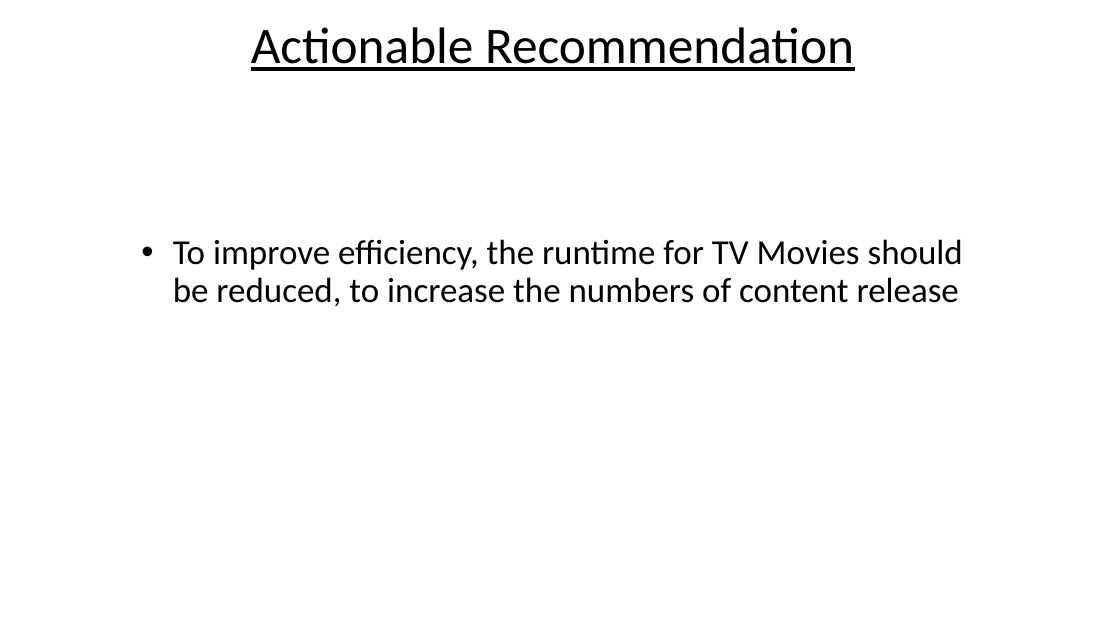
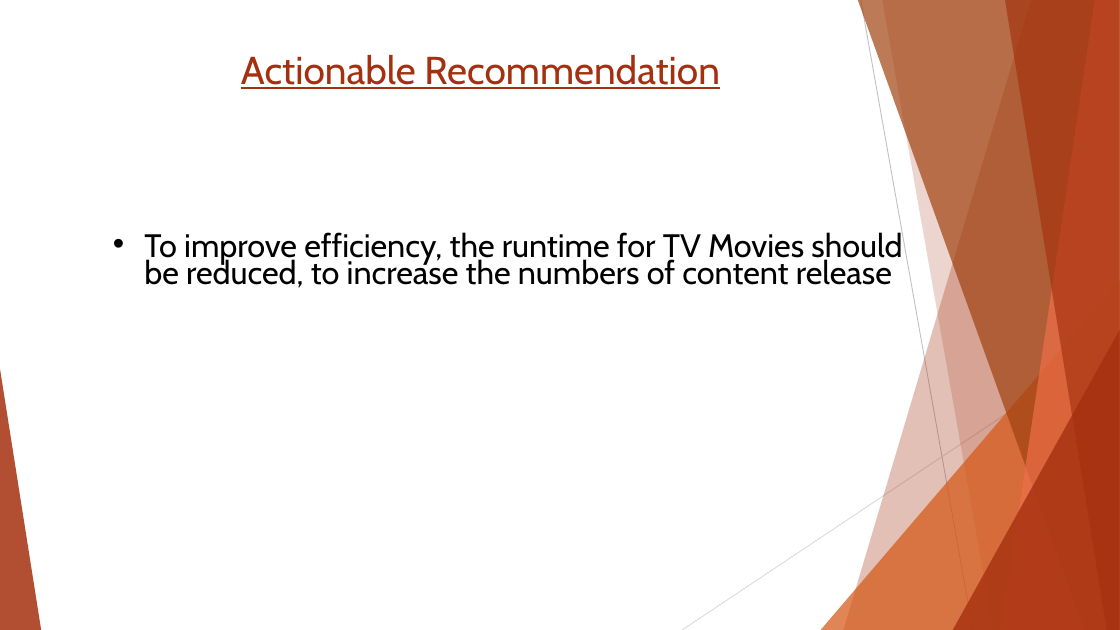
Before and after one commit to fanthony16/DataAnalysisNetFlix, a slide deck: slide 13 of NetFlix_TAIWO_OLUWAFEMI.pptx. Drawn at 1120x630 pixels with LibreOffice and Linux fonts; fonts in the diff are those of the drawing. Boxes give left, top, right and bottom in pixels: in the first picture for what was removed or moved away, otherwise in the second. Text is boxed around its words. In the diff, an @@ line names an element or a change of style, - is before the commit and + after.

```diff
--- a/NetFlix_TAIWO_OLUWAFEMI.pptx
+++ b/NetFlix_TAIWO_OLUWAFEMI.pptx
@@ text "Actionable Recommendation": place and size @@
-text "Actionable Recommendation" at <box>251,27,854,71</box>
+text "Actionable Recommendation" at <box>241,55,720,89</box>
@@ text "Actionable Recommendation" at <box>241,55,720,89</box>: size 44 to 33.3 pt, font Calibri to Cabin, text colour #000000 to #A5300F; line spacing 0.8 to 1; vertical alignment middle to top @@
@@ text "To improve efficiency, the runtime ...": place and size @@
-text "To improve efficiency, the runtime ..." at <box>173,239,963,306</box>
+text "To improve efficiency, the runtime ..." at <box>144,229,902,288</box>
@@ text "To improve efficiency, the runtime ..." at <box>144,229,902,288</box>: size 30 to 27.8 pt, font Calibri to Cabin; line spacing 0.9 to 0.7 @@
@@ group added at <box>0,0,1120,630</box>: 5 freeform shapes, 3 triangles, 2 lines @@
```
Also in this commit, not shown: 12 other slides changed.
